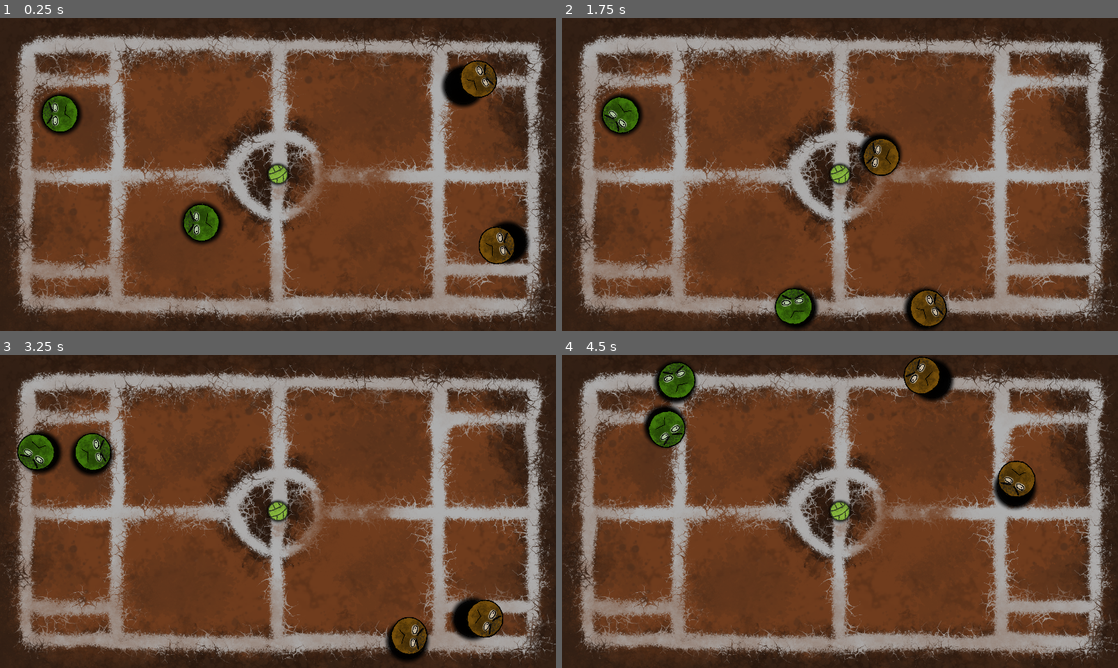
Above: before the commit, frames 1-4 (two rows, left to right).
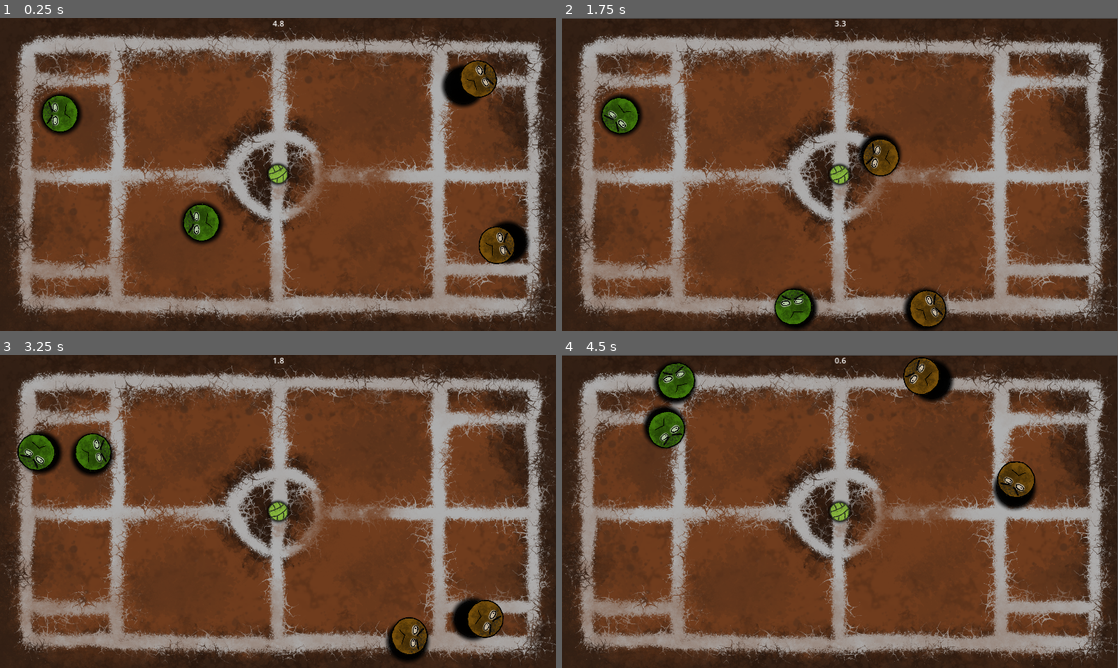
Above: after the commit, the same moments.

Repository: Aizohiith/Project_Tennis
Game: Godot game, scene res://Scenes/Test/Test.tscn
Same seed, same stepped clock (60 frames per second), same inputs: the game is played once before the commit and once after it.
Inputs (mouse positions are in pixels of both pictures, inside the frame that each line leads up to):
- Up to frame 1 (0.25 s): no input
- Up to frame 2 (1.75 s): move the mouse to (762, 224) at 0.52 s; press the mouse at (762, 224) at 0.53 s; move the mouse to (623, 115) at 1.27 s; release the mouse at (623, 115) at 1.28 s; click (623, 115) at 1.35 s
- Up to frame 3 (3.25 s): move the mouse to (378, 639) at 2.02 s; press the mouse at (378, 639) at 2.03 s; move the mouse to (372, 583) at 2.77 s; release the mouse at (372, 583) at 2.78 s; click (372, 583) at 2.85 s
- Up to frame 4 (4.5 s): move the mouse to (1006, 558) at 3.52 s; press the mouse at (1006, 558) at 3.53 s; move the mouse to (673, 464) at 4.27 s; release the mouse at (673, 464) at 4.28 s; click (673, 464) at 4.35 s

The runs differ from the first frame. In frame 1, 1.2% of the frame differs, in the area x 1-100%, y 0-99%; in frame 2, 11%, in the area x 0-100%, y 0-100%; in frame 3, 6.6%; in frame 4, 11%.

Commit message:
Started Adding Game Modes

Diff:
--- a/Scenes/Field/Field.gd
+++ b/Scenes/Field/Field.gd
@@ -22,10 +22,7 @@
 		gg_Ball_Side = enum_Ball_Sides.OUT
 	elif gg_Left.Ball_Count() > gg_Right.Ball_Count():
 		gg_Ball_Side = enum_Ball_Sides.LEFT
-		print("Left ", gg_Left.Ball_Count(), gg_Right.Ball_Count())
 	elif gg_Left.Ball_Count() < gg_Right.Ball_Count():
 		gg_Ball_Side = enum_Ball_Sides.RIGHT
-		print("Right ", gg_Left.Ball_Count(), gg_Right.Ball_Count())
 	else:
 		gg_Ball_Side = enum_Ball_Sides.LINE
-		print("Line")
--- /dev/null
+++ b/Scenes/Game_Modes/Game_Mode_Resetting_Timer/Game_Mode_Restting_Timer.gd
@@ -0,0 +1,32 @@
+extends Node
+
+@export var gf_Max_Swap_Time = 5
+@onready var lbl_Timer = $UI/lbl_Timer
+var gf_Time_Since_Swap : float = 0
+var gg_Field : Node2D
+var gg_Pre_Ball_Side : int = 0
+# Called when the node enters the scene tree for the first time.
+func _ready():
+	gg_Field = get_parent().get_node("Field")
+
+
+# Called every frame. 'delta' is the elapsed time since the previous frame.
+func _process(delta):
+	gf_Time_Since_Swap += delta
+	if (gg_Pre_Ball_Side != gg_Field.gg_Ball_Side):
+		gf_Time_Since_Swap = 0
+		gg_Pre_Ball_Side = gg_Field.gg_Ball_Side
+
+	lbl_Timer.text = str(round(10 * (gf_Max_Swap_Time - gf_Time_Since_Swap)) / 10)
+	if gf_Max_Swap_Time - gf_Time_Since_Swap <= 0:
+		print("Game Over")
+		match gg_Field.gg_Ball_Side:
+			gg_Field.enum_Ball_Sides.LEFT:
+				print("Right Won")
+			gg_Field.enum_Ball_Sides.RIGHT:
+				print("Left Won")
+			gg_Field.enum_Ball_Sides.LINE:
+				print("Line: Draw")
+			gg_Field.enum_Ball_Sides.OUT:
+				print("OUT: Rematch")
+		get_tree().paused = true
--- /dev/null
+++ b/Scenes/Game_Modes/Game_Mode_Resetting_Timer/Game_Mode_Restting_Timer.tscn
@@ -0,0 +1,19 @@
+[gd_scene load_steps=2 format=3 uid="uid://b8py68tldai28"]
+
+[ext_resource type="Script" path="res://Scenes/Game_Modes/Game_Mode_Resetting_Timer/Game_Mode_Restting_Timer.gd" id="1_gy4io"]
+
+[node name="Game_Mode_Restting_Timer" type="Node"]
+script = ExtResource("1_gy4io")
+
+[node name="UI" type="CanvasLayer" parent="."]
+metadata/_edit_use_anchors_ = true
+
+[node name="lbl_Timer" type="Label" parent="UI"]
+anchors_preset = 5
+anchor_left = 0.5
+anchor_right = 0.5
+offset_left = -5.0
+offset_right = 5.0
+offset_bottom = 23.0
+grow_horizontal = 2
+text = "0"
--- a/Scenes/Player/Player.gd
+++ b/Scenes/Player/Player.gd
@@ -99,10 +99,11 @@
 	if area.get_parent().is_in_group("Ball"):
 		if not gb_Hit_Ball:
 			return
-		Game_Manager.gg_Screen_Shake.emit(5)
+		Game_Manager.gg_Screen_Shake.emit(10)
 		gg_Hit_Audio_Player.volume_db = linear_to_db(linear_velocity.length() / 500)
 		gg_Hit_Audio_Player.play()
 		gb_Hit_Ball = false
 	if area.get_parent().is_in_group("Player") or area.is_in_group("Sound_Area"):
+		Game_Manager.gg_Screen_Shake.emit(2)
 		gg_Bounce_Audio_Player.volume_db = linear_to_db(linear_velocity.length() / 250)
 		gg_Bounce_Audio_Player.play()
--- a/Scenes/Test/Test.tscn
+++ b/Scenes/Test/Test.tscn
@@ -6,9 +6,12 @@
 [ext_resource type="PackedScene" uid="uid://bexdp4tfdaksw" path="res://Scenes/Camera/Camera.tscn" id="3_se2vp"]
 [ext_resource type="PackedScene" uid="uid://gg6dyf6kdjoe" path="res://Scenes/Player/Player.tscn" id="4_m25t8"]
 [ext_resource type="PackedScene" uid="uid://s1d1bma400n2" path="res://Scenes/Team/Team.tscn" id="5_lr7g6"]
+[ext_resource type="PackedScene" uid="uid://b8py68tldai28" path="res://Scenes/Game_Modes/Game_Mode_Resetting_Timer/Game_Mode_Restting_Timer.tscn" id="7_vxl8q"]
 
 [node name="Test" type="Node2D"]
 script = ExtResource("1_0mnhu")
+
+[node name="Game_Mode_Restting_Timer" parent="." instance=ExtResource("7_vxl8q")]
 
 [node name="Field" parent="." instance=ExtResource("1_5g2yu")]
 
Not shown: 1 places in Scenes/Test/Test.tscn that only renumber resources
